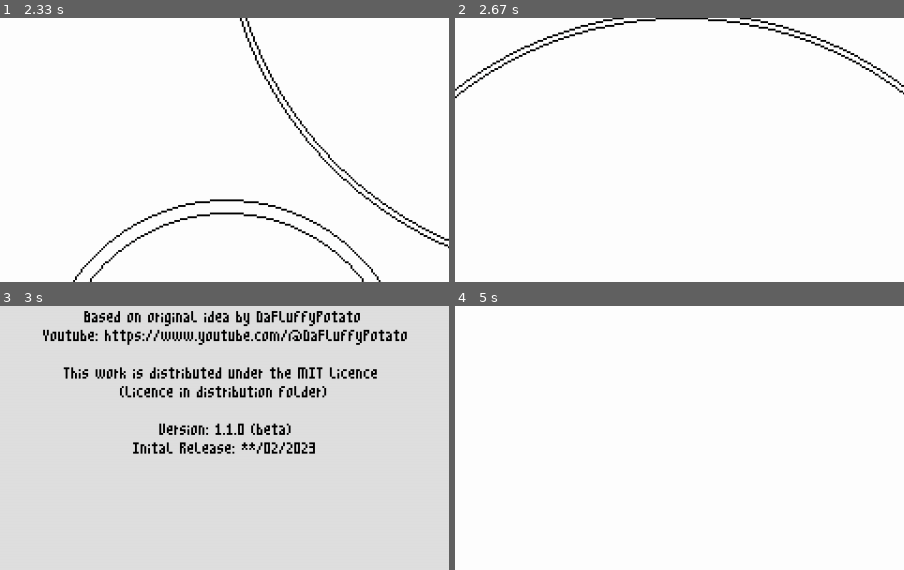
Above: before the commit, frames 1-4 (two rows, left to right).
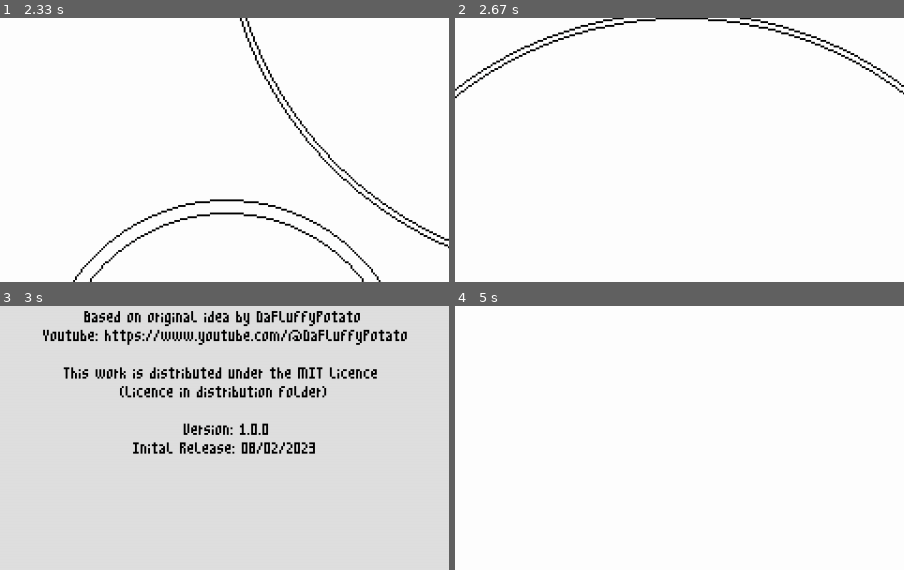
Above: after the commit, the same moments.

Repository: towella/effects-lab
Game: pygame game, started from code/main.py
Two runs of this game, one before a commit and one after it. Both use one fixed random seed, a clock stepped at 60 frames per second and the inputs below.
Inputs (mouse positions are % of the whole screen's width and height, from its top left):
- Up to frame 1 (2.33 s): click (97, 6) at 0.38 s; click (97, 6) at 0.72 s; click (50, 98) at 1.05 s; click (50, 97) at 1.38 s; click (91, 6) at 1.72 s; click (50, 97) at 2.05 s
- Up to frame 2 (2.67 s): no input
- Up to frame 3 (3 s): click (3, 6) at 2.93 s
- Up to frame 4 (5 s): click (97, 6) at 3.27 s; click (19, 12) at 4.7 s
The pictures show only the part of the screen within x 25-75%, y 27-77%; the shares and areas given below are measured in that part.

Frames 1-2 are identical in both runs. In frame 3, 0.8% of the frame differs, in the area x 35-65%, y 44-57%; in frame 4, nothing differs.

Commit message:
1.0.0 ready for release
- Made it so the reset button also turns of bloom (cause its annoying when you reset and its still on)
- Updated the release date and version in the in-game info and README
- Changed .spec naming of package
- Effects Lab Package zip 1.0.0

Diff:
--- a/code/game_data.py
+++ b/code/game_data.py
@@ -1,6 +1,7 @@
 import pygame
 
-version = "1.1.0 (beta)"
+version = "1.0.0"
+release = "08/02/2023"
 
 tile_size = 16  # keep to prevent errors, even if game doesnt need tiles
 screen_width = 480  #31 * tile_size  # arbitrary
--- a/code/menus.py
+++ b/code/menus.py
@@ -1,5 +1,5 @@
 import pygame
-from game_data import controls, fonts, version
+from game_data import controls, fonts, version, release
 from support import resource_path, import_folder, center_object_x_surf, center_object_x
 from text import Font
 from interactives import *
@@ -529,6 +529,7 @@
         if self.page in "tail flame blast":
             self.draw_slider_page()
 
+
 class Info_Menu:
     def __init__(self, path, surface, y_pos):
         resources = import_folder(path)
@@ -592,7 +593,7 @@
         text = self.small_font.get_surf(f"Version: {version}")
         self.working_surf.blit(text, (center_object_x_surf(text, self.working_surf), y))
         y += y_increment * 0.5
-        text = self.small_font.get_surf("Inital Release: **/02/2023")
+        text = self.small_font.get_surf(f"Inital Release: {release}")
         self.working_surf.blit(text, (center_object_x_surf(text, self.working_surf), y))
 
 
--- a/code/player.py
+++ b/code/player.py
@@ -231,6 +231,7 @@
     # - respawn -
 
     def player_reset(self):
+        self.tail_bloom = 1
         self.subtract_r = self.default_vals["subtract r"]
         self.blast_width = self.default_vals["blast width"]
         self.blast_speed = self.default_vals["blast speed"]
Not shown, changed: README.md
Not shown, changed: Effects Lab Package.zip
Not shown, changed: main.spec
